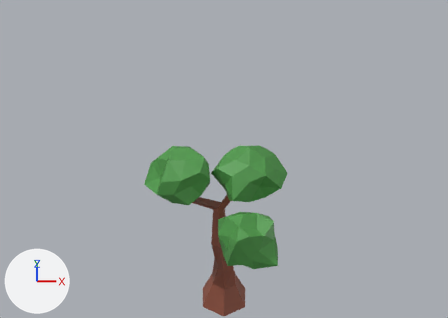
Two versions of the Blender file input/tree/tree.blend, one commit apart.
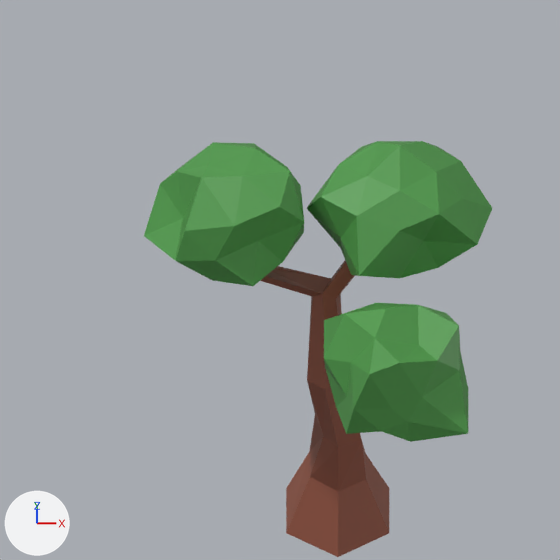
There are two pictures of each version: one from the file's camera 'Camera', one close up on the part from 19% to 70% of the width and 27% to 100% of the height. The lights are fixed; the arrows at lower left show +X, +Y and +Z.
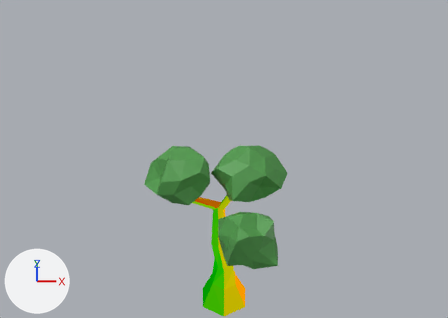
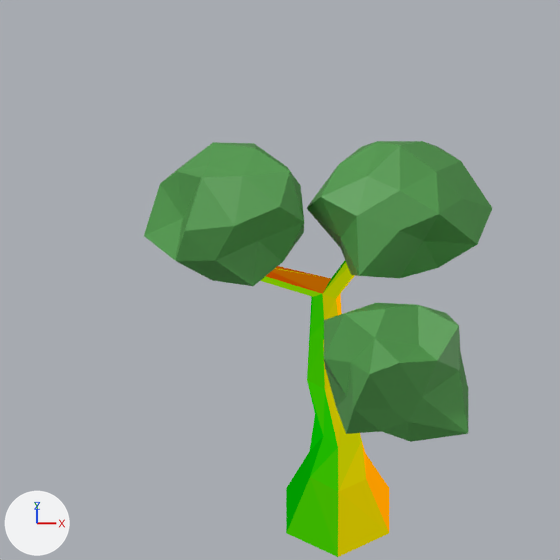
Changed parts and their boxes (x1, y1, x2, y2) in the close-ups (560 x 560 px):
```json
{"part": 1, "of": "me_cube", "change": "recoloured", "before": [260, 261, 389, 557], "after": [260, 261, 389, 557]}
```

Edits to the scene script, one JSON object a line:
```json
{"block": "me_cube", "where": "me_cube.from_pydata(...)  # 180 vertices, 292 faces; spans x -2.42..3.43, y -3.77..3.0, z 0.0..9.15"}
{"block": "me_cube", "where": "# used by ob_cube; location = (0.0, 0.0, 0.0); rotation_euler = (0.0, 0.0, 4.712), in degrees (0, 0, 270); scale = (0.757, 0.757, 0.757)"}
{"block": "me_cube", "change": "me_cube part 1: all 52 faces that had it switch from mat_brown_4 (brown #945542) to mat_normal"}
```
